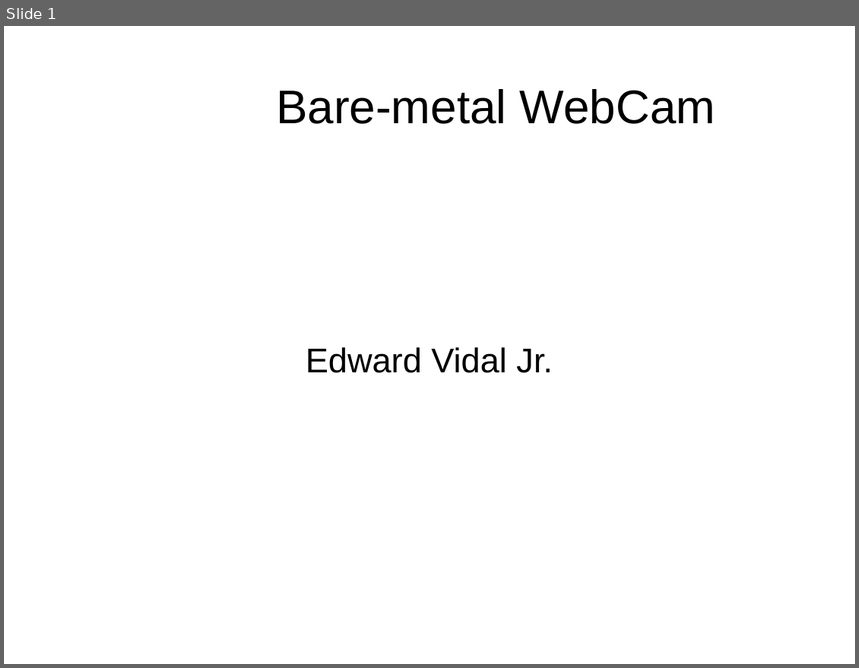
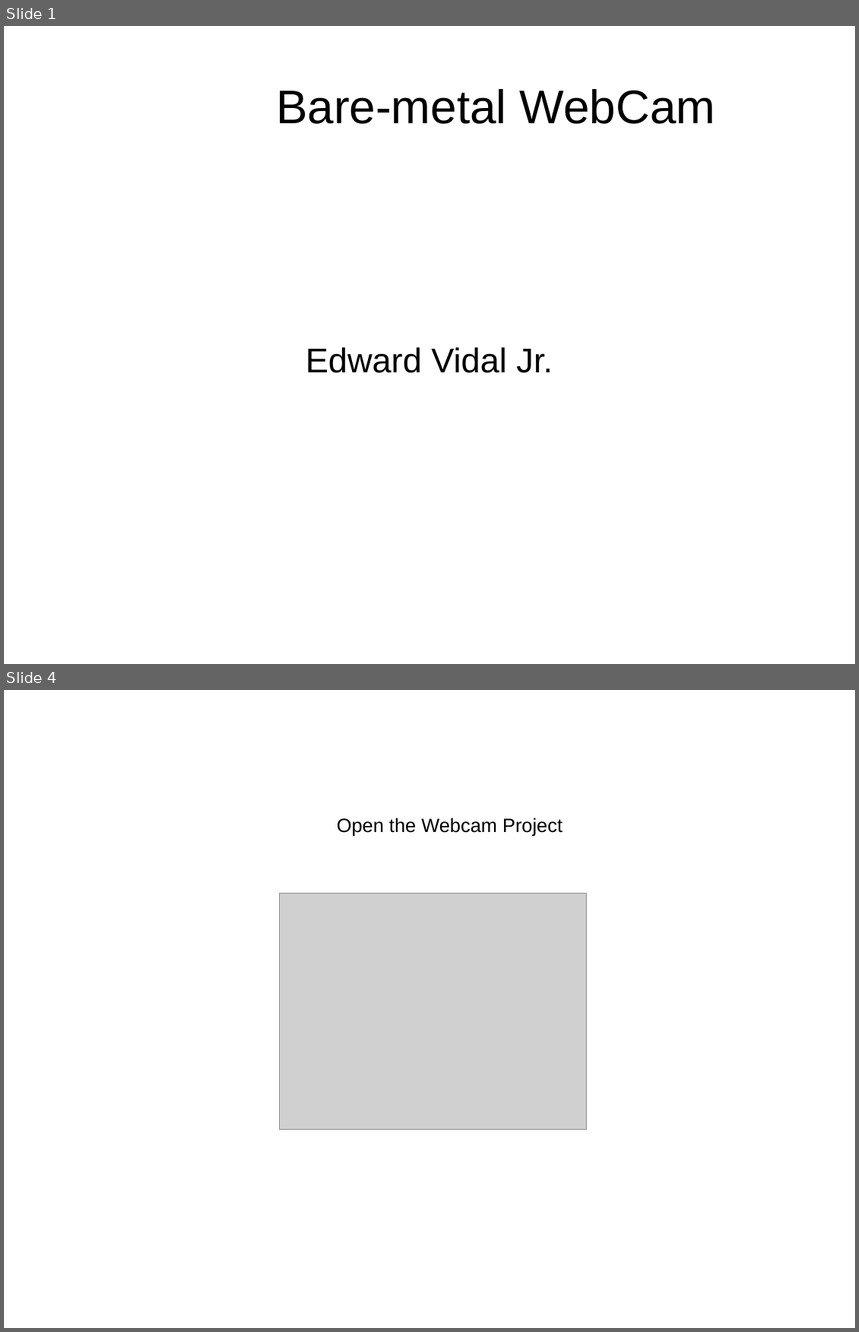
Before and after one commit to develone/EKIS, a slide deck: presentations/webcam.ppt. Shown one above the other, each under a label of ours: slide 1 before the commit, slides 1 and 4 after it; the slides between them are not shown. The pictures are 859x668 and 859x1332 pixels, drawn with LibreOffice and Linux fonts; fonts in the diff are those of the drawing; grey boxes stand for pictures. Boxes give left, top, right and bottom in pixels: in the first picture for what was removed or moved away, otherwise in the second. Text is boxed around its words. In the diff, an @@ line names an element or a change of style, - is before the commit and + after.

```diff
--- a/presentations/webcam.ppt
+++ b/presentations/webcam.ppt
@@ slide 4 added at box(4, 690, 855, 1328), background #FFFFFF @@
@@ text added at box(337, 818, 563, 837), 18 pt, text #000000 @@
+Open the Webcam Project
@@ picture added at box(280, 894, 587, 1130) @@
```
Also in this commit, not shown: 4 other slides added.
